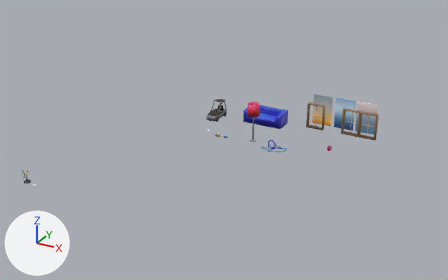
An edit to the Blender file Assets/Models/EyeForcz-models.blend, drawn before and after from the same camera.
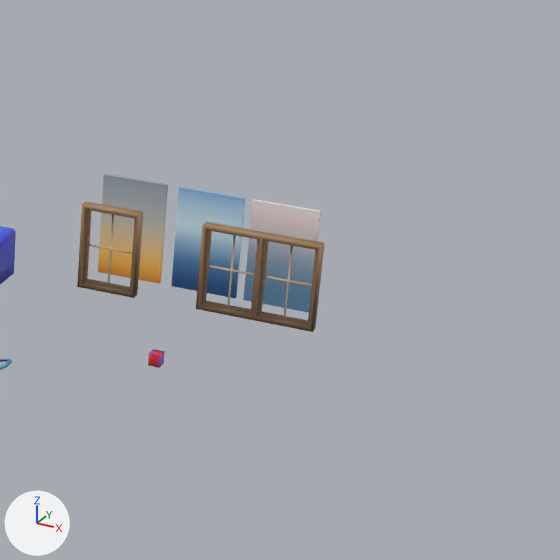
The first picture shows the older version from a 50 mm camera at (262.0, -233.0, 172.0) aimed at (89.0, 82.0, 14.0). The close-ups show both versions on the part from 63% to 100% of the width and 15% to 74% of the height of that picture; other places that the commit changed are outside them. Arrows for +X, +Y and +Z are at lower left; the lights stay in place.

In view in the first close-up: 'referenceCouch', 'sky-1', 'sky-2', 'sky-3', 'window-double', 'window-single'.
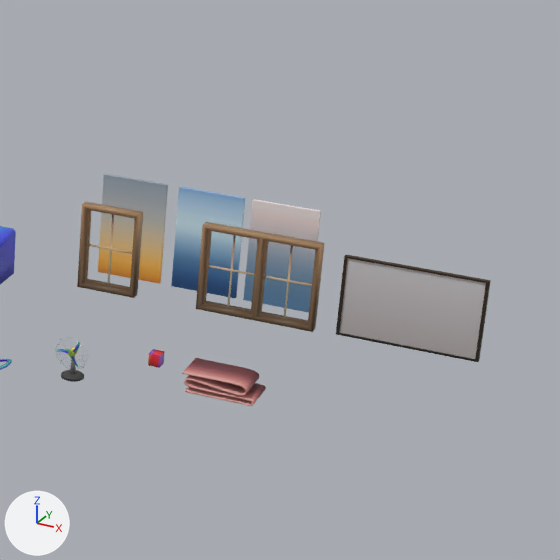
Changed parts and their boxes [x1, y1, x2, y2] in the close-ups (560 x 560 px):
'flatscreen', added: after [336, 255, 491, 362]
'curvyTable', added (brown): after [182, 358, 266, 406]
'deskFan', moved (not visible before): after [61, 355, 84, 382]
'bladeguard', moved (not visible before): after [55, 336, 88, 370]
'Cube.002', moved (not visible before): after [57, 349, 70, 354]
'Cube.001', moved (not visible before): after [73, 342, 80, 353]
'Blade', moved (not visible before): after [68, 350, 75, 357]
'Cube.003', moved (not visible before): after [71, 357, 79, 367]

Edits to the bpy script that builds the scene:
```text
Add me_cube_016:
    me_cube_016.from_pydata(...)  # 20 vertices, 18 faces; spans x -14.1..14.1, y -0.4..1.0, z -8.5..8.5
    me_cube_016.materials.append(mat_gardientmaterial)  # picture img_gradient_map_png
Add me_beziercurve_001:
    me_beziercurve_001.from_pydata(...)  # 292 vertices, 290 faces; spans x -10.8..3.29, y -0.08..3.86, z -3.83..3.83
    me_beziercurve_001.polygons.foreach_set('use_smooth', [True] * 290)
    me_beziercurve_001.materials.append(mat_gardientmaterial)  # picture img_gradient_map_png
Change ob_deskfan:
    ob_deskfan.location: (0.0, 0.0, 0.1) -> (129.8, 117.2, 0.1)
Add ob_flatscreen:
    ob_flatscreen = bpy.data.objects.new('flatscreen', me_cube_016)
    ob_flatscreen.location = (183.0, 161.0, 8.9)
Add ob_curvytable:
    ob_curvytable = bpy.data.objects.new('curvyTable', me_beziercurve_001)
    ob_curvytable.location = (161.2, 124.9, 0.0)
    ob_curvytable.rotation_euler = (1.571, 0.0, 0.0)  # degrees (90, 0, 0)
```
